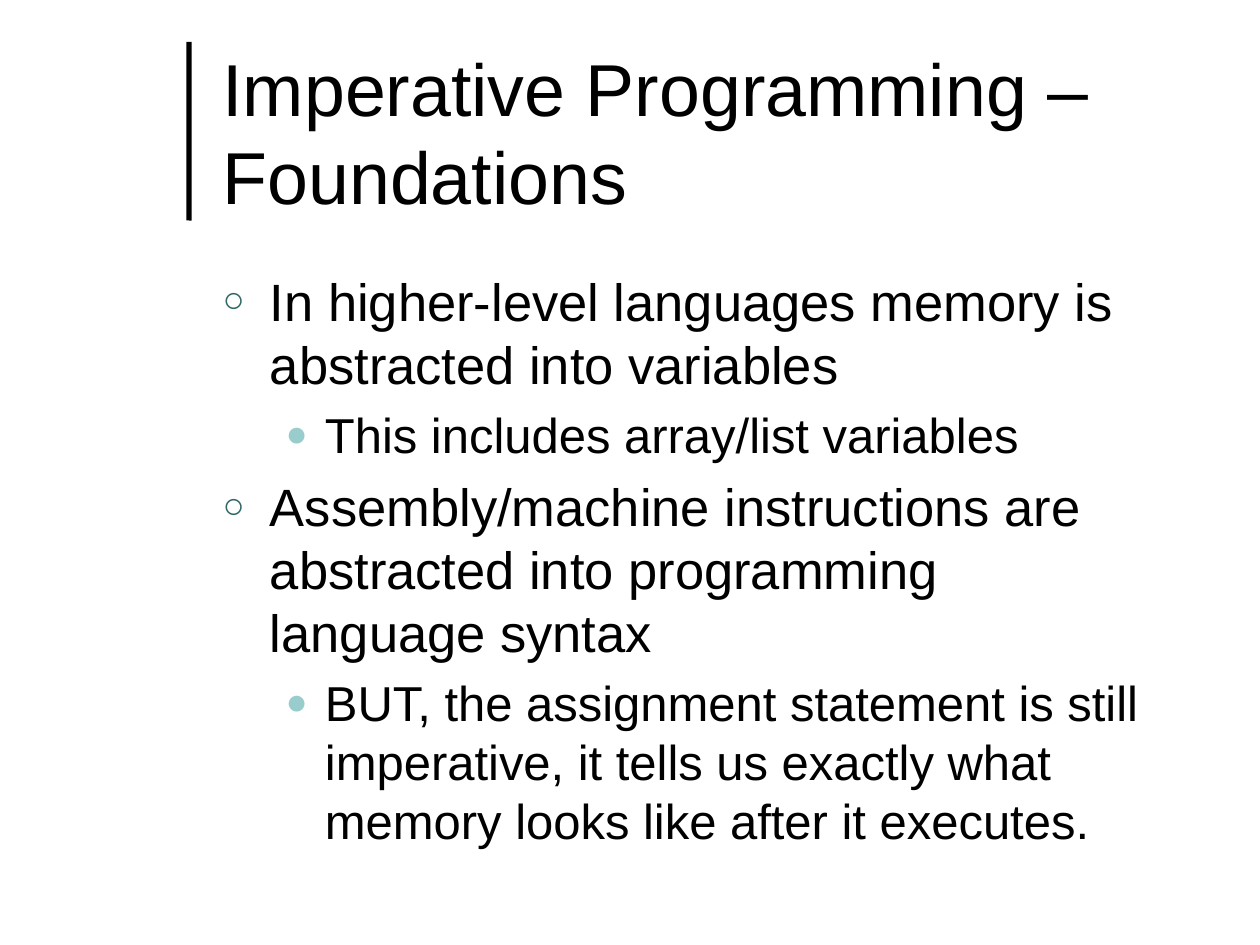
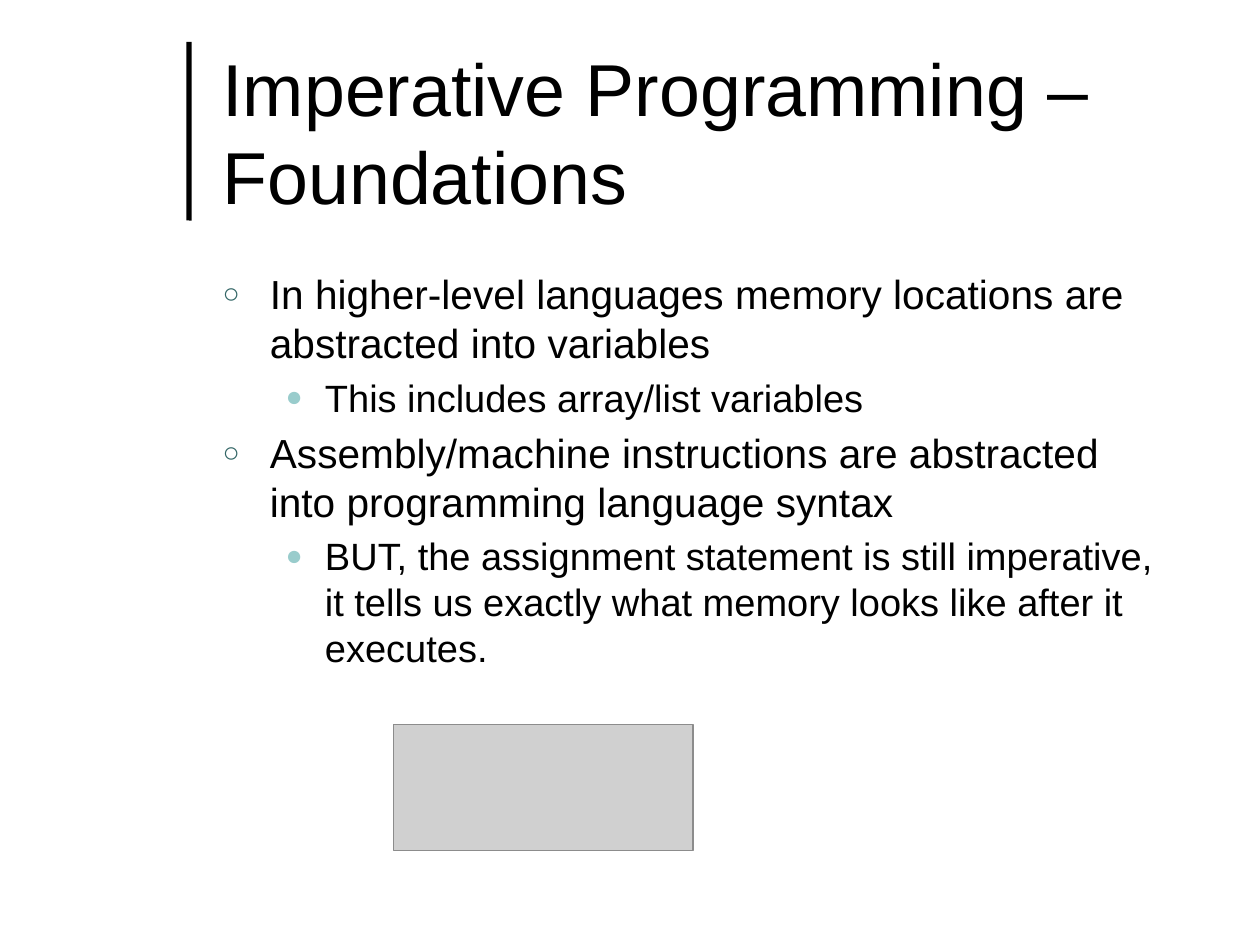
Before and after one commit to lutzhamel/CSC493, a slide deck: slide 4 of notes/csc493-ln002.pptx (slide 3 before the commit). Drawn at 1260x945 pixels with LibreOffice and Linux fonts; fonts in the diff are those of the drawing; grey boxes stand for pictures; background and template pictures are left out. Boxes give left, top, right and bottom in pixels: in the first picture for what was removed or moved away, otherwise in the second. Text is boxed around its words. In the diff, an @@ line names an element or a change of style, - is before the commit and + after.

```diff
--- a/notes/csc493-ln002.pptx
+++ b/notes/csc493-ln002.pptx
@@ text at [270, 279, 1124, 359]: text changed; size 30 to 23.2 pt @@
-○ In higher-level languages memory is abstracted into variables
+○ In higher-level languages memory locations are abstracted into variables
@@ text at [270, 384, 1153, 663]: size 28 to 21.7 pt in "This includes array/list variables", "BUT, the assignment statement is still imperative, ..."; size 30 to 23.2 pt in "Assembly/machine instructions are abstracted into programmin ..."; less space between paragraphs @@
@@ picture added at [393, 724, 693, 850] @@
```
Also in this commit, not shown: 1 other slide changed, 2 slides added, 3 other files.
